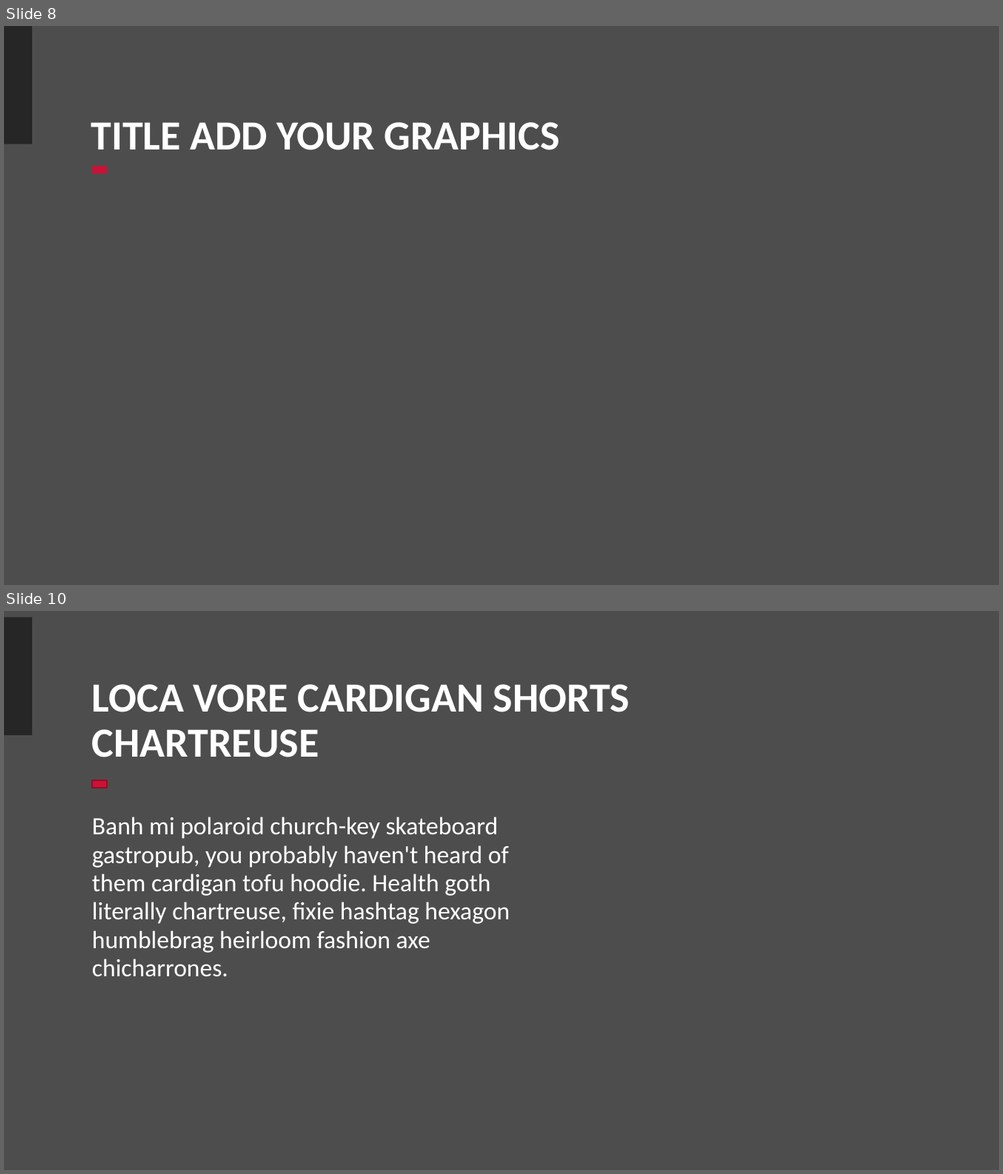
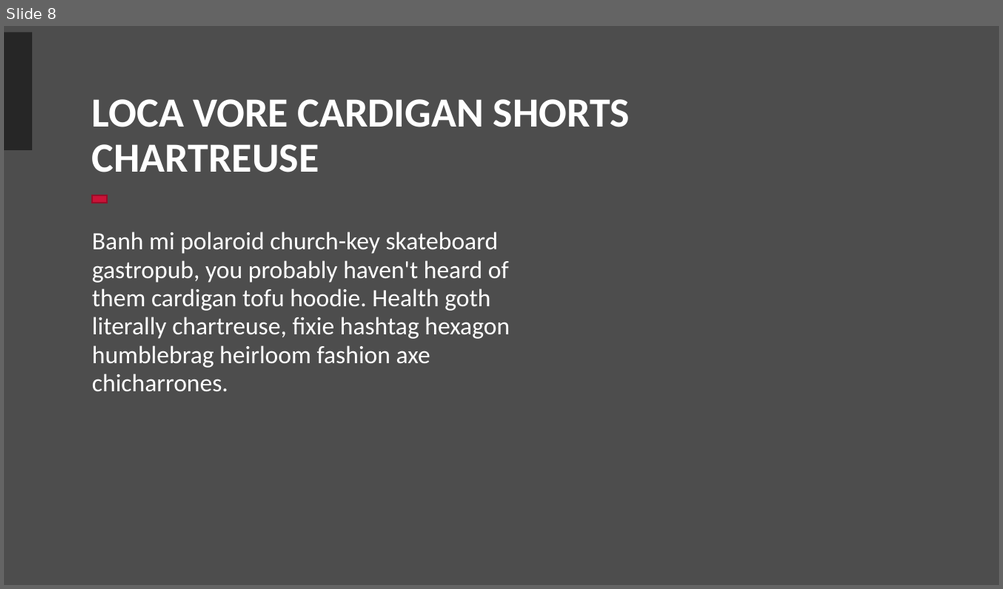
Before and after one commit to Realife-Brahmin/OriginalDocsHub, a slide deck: research_showcase/dynamicProgramming_aryan_ritwajeet_jha.pptx. Shown one above the other, each under a label of ours: slides 8 and 10 before the commit, slide 8 after it; the slides between them are not shown. The pictures are 1003x1174 and 1003x589 pixels, drawn with LibreOffice and Linux fonts; fonts in the diff are those of the drawing; background and template pictures are left out. Boxes give left, top, right and bottom in pixels: in the first picture for what was removed or moved away, otherwise in the second. Text is boxed around its words. In the diff, an @@ line names an element or a change of style, - is before the commit and + after.

```diff
--- a/research_showcase/dynamicProgramming_aryan_ritwajeet_jha.pptx
+++ b/research_showcase/dynamicProgramming_aryan_ritwajeet_jha.pptx
@@ slide 8 removed at (4, 26, 999, 585), background #4D4D4D @@
@@ rectangle removed at (4, 26, 32, 144) @@
@@ title removed at (91, 122, 560, 150) @@
-TITLE ADD YOUR GRAPHICS
@@ rectangle removed at (92, 167, 107, 174) @@
@@ what was slide 10 is now slide 8 @@
```
Also in this commit, not shown: 4 slides changed, 2 slides added, 3 other slides removed.
